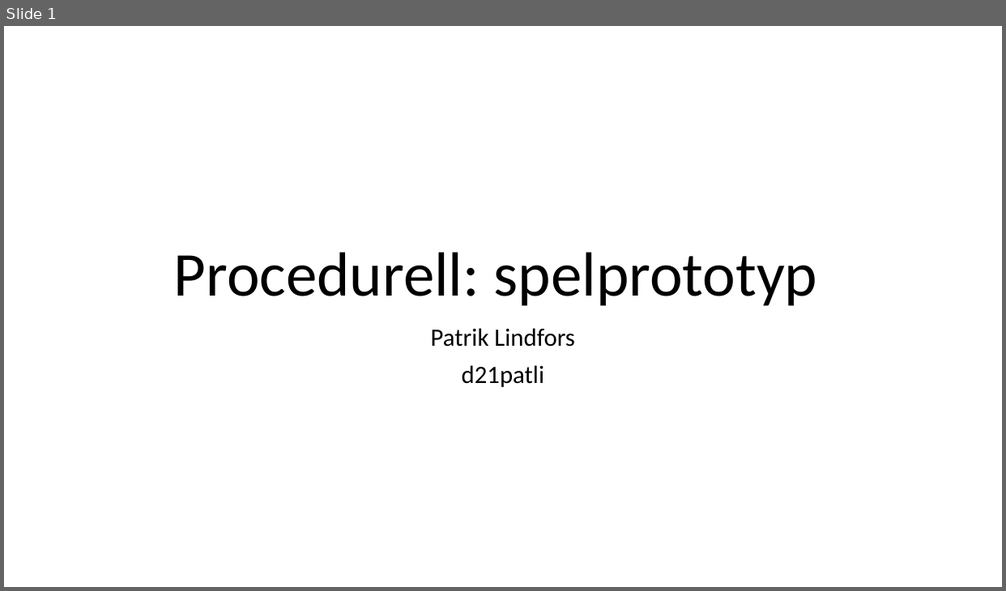
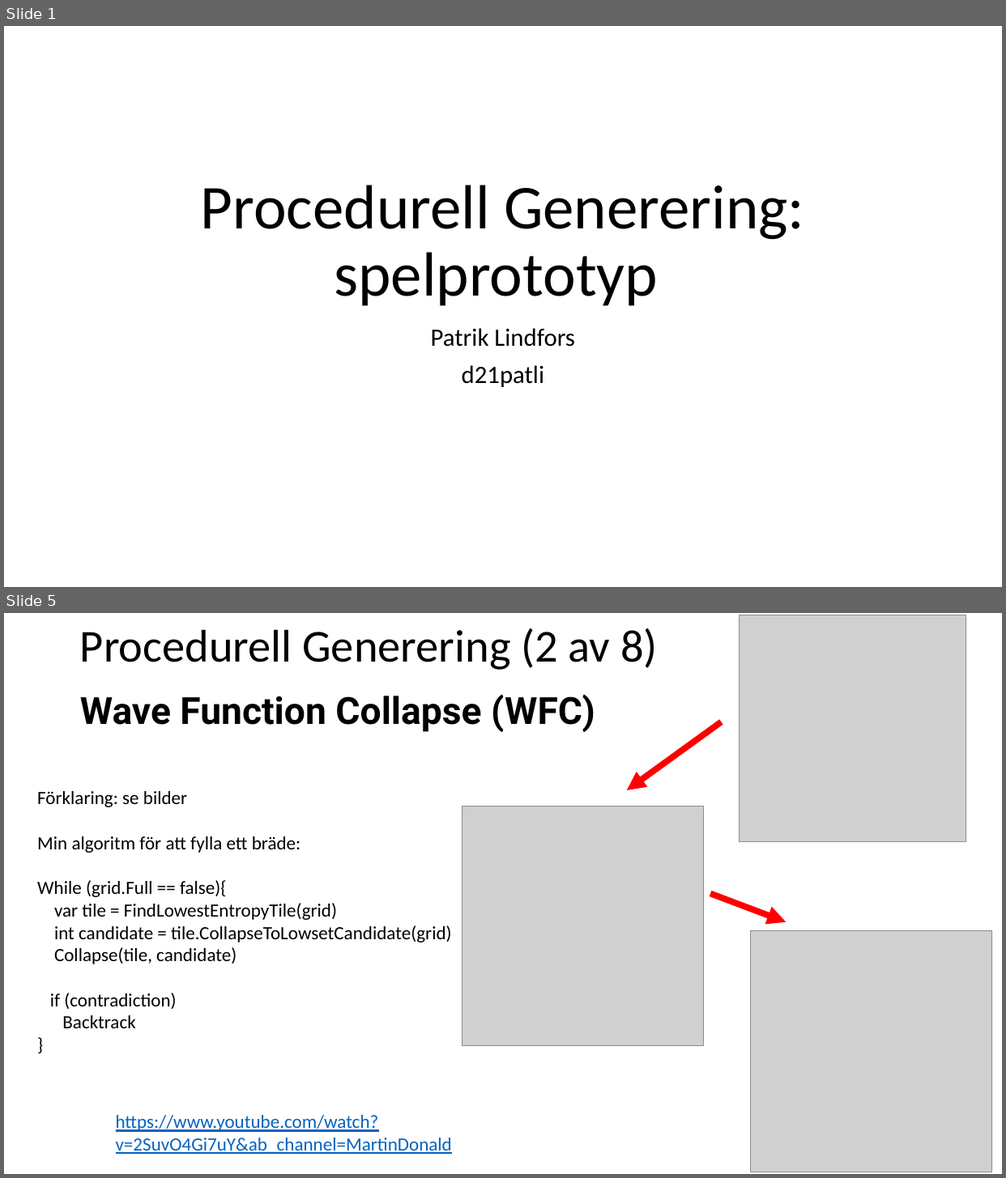
Before and after one commit to pythonpalle/sudoku, a slide deck: Procedurell_Generering_Prototyp.pptx. Shown one above the other, each under a label of ours: slide 1 before the commit, slides 1 and 5 after it; the slides between them are not shown. The pictures are 1006x591 and 1006x1178 pixels, drawn with LibreOffice and Linux fonts; fonts in the diff are those of the drawing; grey boxes stand for pictures. Boxes give left, top, right and bottom in pixels: in the first picture for what was removed or moved away, otherwise in the second. Text is boxed around its words. In the diff, an @@ line names an element or a change of style, - is before the commit and + after.

```diff
--- a/Procedurell_Generering_Prototyp.pptx
+++ b/Procedurell_Generering_Prototyp.pptx
@@ slide 5 added at (4,613,1002,1174), background #FFFFFF @@
@@ title added at (80,628,658,670), 44 pt, text #000000 @@
+Procedurell Generering (2 av 8)
@@ picture added at (739,615,967,842) @@
@@ text added at (80,694,595,732), 36 pt, text #000000, bold @@
+Wave Function Collapse (WFC)
@@ arrow added from (721, 722) to (627, 790), #FF0000 6 pt @@
@@ text added at (37,791,451,1029), 18 pt, text #000000 @@
+Förklaring: se bilder
+Min algoritm för att fylla ett bräde:
+While (grid.Full == false){
+var tile = FindLowestEntropyTile(grid)
+int candidate = tile.CollapseToLowsetCandidate(grid)
+Collapse(tile, candidate)
+if (contradiction)
+Backtrack
+}
@@ picture added at (462,807,704,1046) @@
@@ arrow added from (710, 894) to (786, 922), #FF0000 6 pt @@
@@ picture added at (750,931,992,1172) @@
@@ text added at (116,1115,452,1154), 18 pt, text #0563C1, underline @@
+https://www.youtube.com/watch?v=2SuvO4Gi7uY&ab_channel=MartinDonald
@@ slide 1 changed as well @@
@@ title at (201,185,804,306): text changed @@
-Procedurell: spelprototyp
+Procedurell Generering: spelprototyp
```
Also in this commit, not shown: 9 other slides added, 3 slides removed, 1 other file.
